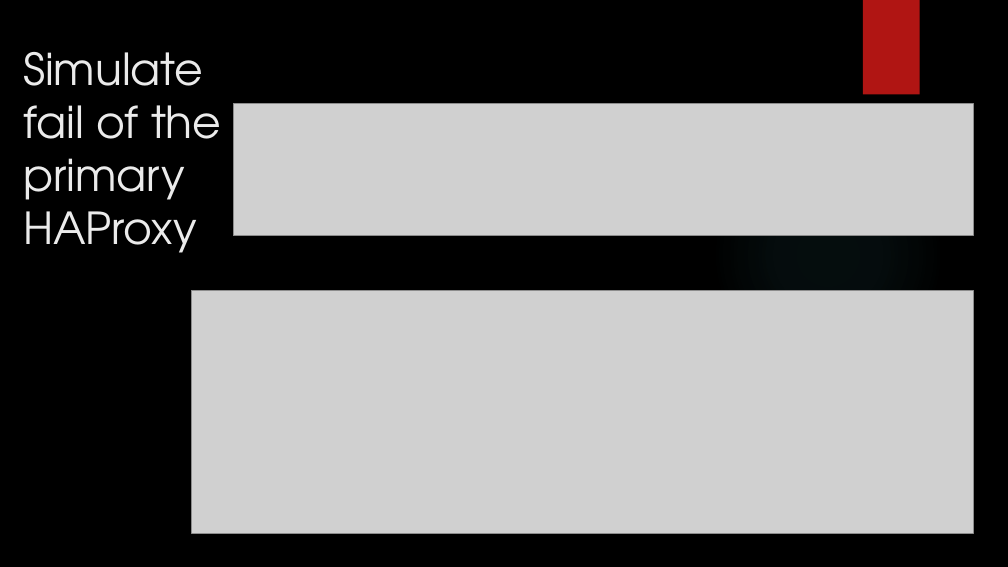
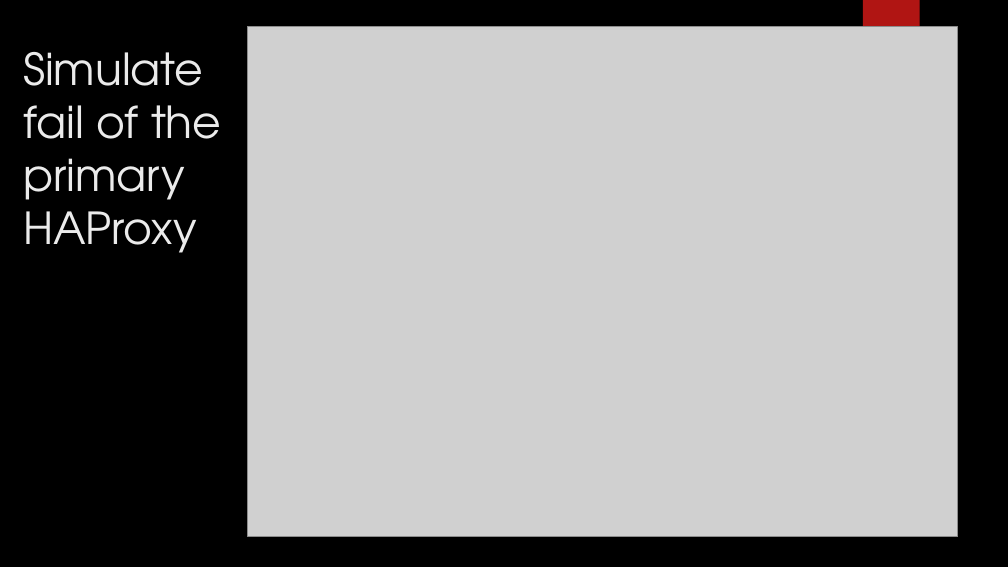
Before and after one commit to monsterfon/developer-operations, a slide deck: slide 15 of Evaluation-task/Evaluation task.pptx. Drawn at 1008x567 pixels with LibreOffice and Linux fonts; fonts in the diff are those of the drawing; grey boxes stand for pictures; background and template pictures are left out. Boxes give left, top, right and bottom in pixels: in the first picture for what was removed or moved away, otherwise in the second. Text is boxed around its words. In the diff, an @@ line names an element or a change of style, - is before the commit and + after.

Commit message:
WHEN WE KILL PORT 81,  WE CANT USE IT

```diff
--- a/Evaluation-task/Evaluation task.pptx
+++ b/Evaluation-task/Evaluation task.pptx
@@ picture added at (247,26,957,537) @@
@@ picture removed at (234,104,973,236) @@
@@ ellipse removed at (712,138,944,371) @@
@@ picture removed at (192,290,973,533) @@
```
